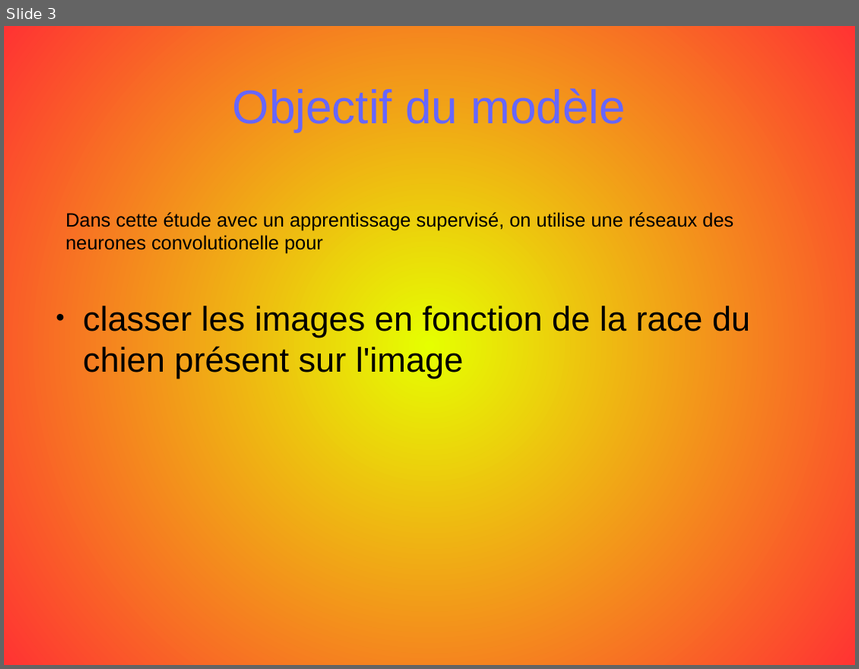
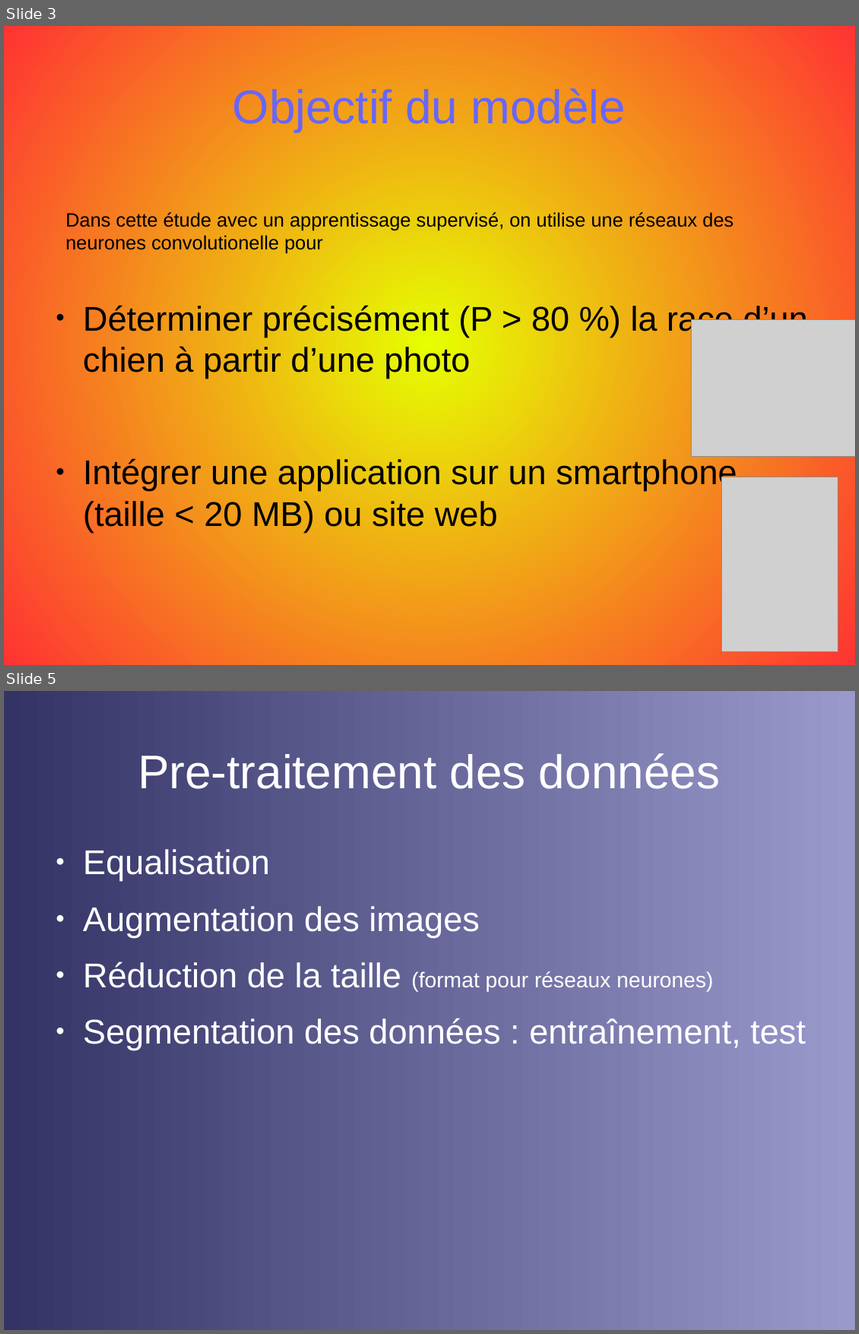
Before and after one commit to opsabarsec/Dog-pictures-classification-by-Deep-Learning, a slide deck: documentation/presentation/P6_presentation.odp. Shown one above the other, each under a label of ours: slide 3 before the commit, slides 3 and 5 after it; the slides between them are not shown. The pictures are 859x669 and 859x1334 pixels, drawn with LibreOffice and Linux fonts; fonts in the diff are those of the drawing; grey boxes stand for pictures. Boxes give left, top, right and bottom in pixels: in the first picture for what was removed or moved away, otherwise in the second. Text is boxed around its words. In the diff, an @@ line names an element or a change of style, - is before the commit and + after.

```diff
--- a/documentation/presentation/P6_presentation.odp
+++ b/documentation/presentation/P6_presentation.odp
@@ slide 5 added at <box>4,691,855,1330</box>, background gradient #333366 to #9999CC @@
@@ title added at <box>138,753,720,789</box>, 44 pt, text #FFFFFF @@
+Pre-traitement des données
@@ text added at <box>83,849,806,1050</box>, 32 pt, text #FFFFFF @@
+● Equalisation
+● Augmentation des images
+● Réduction de la taille (format pour réseaux neurones)
+● Segmentation des données : entraînement, test
@@ slide 3 changed as well @@
@@ text at <box>83,303,808,532</box>: text changed @@
-● classer les images en fonction de la race du chien présent sur l'image
+● Déterminer précisément (P > 80 %) la race d’un chien à partir d’une photo
+● Intégrer une application sur un smartphone (taille < 20 MB) ou site web
@@ picture added at <box>692,319,855,456</box> @@
@@ picture added at <box>721,477,838,651</box> @@
```
Also in this commit, not shown: 2 other slides changed, 11 other slides added, 3 other files.
